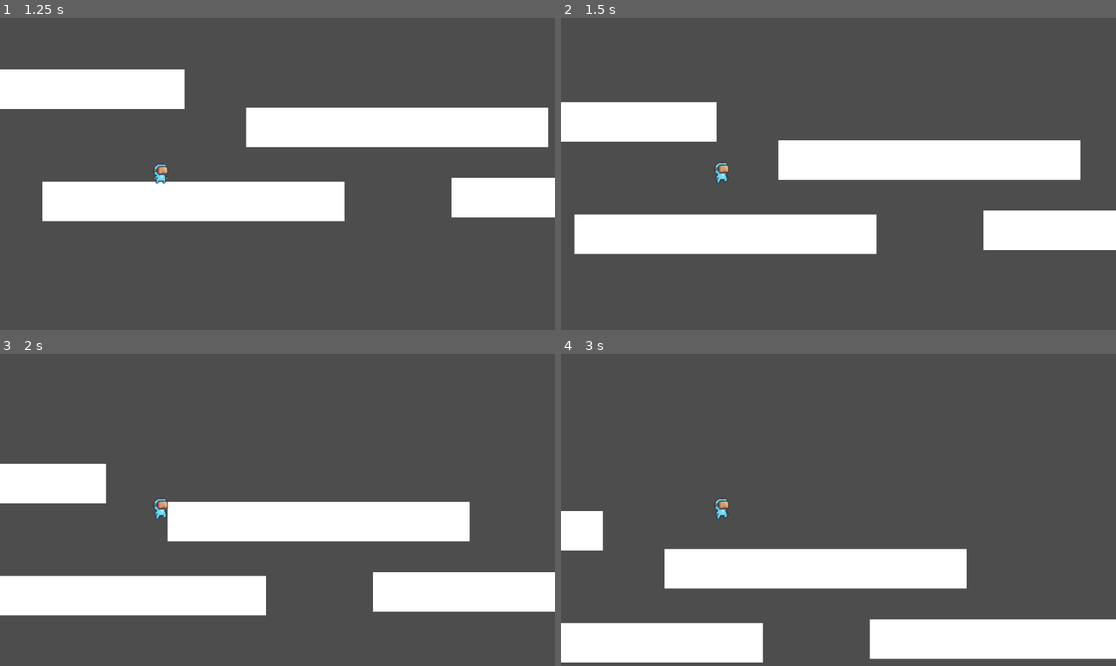
Above: before the commit, frames 1-4 (two rows, left to right).
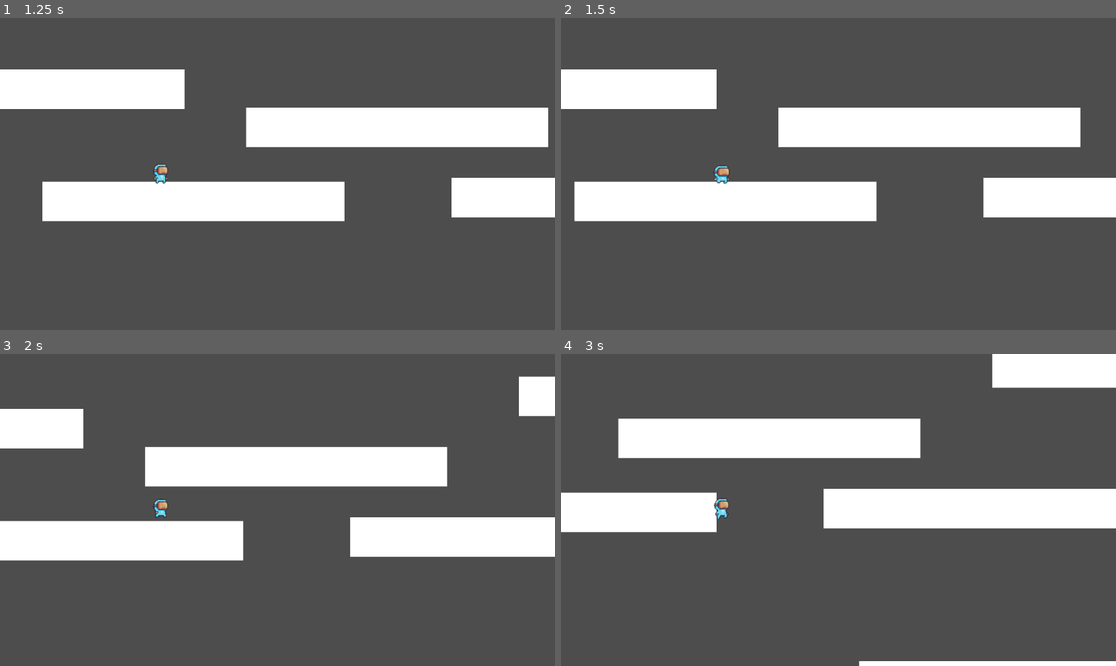
Above: after the commit, the same moments.

Repository: Kekkles1/GMTK-Jam-2025-
Game: Godot game, scene res://Scenes/UI/MainMenu.tscn
Two runs of this game, one before a commit and one after it. Both use one fixed random seed, a clock stepped at 60 frames per second and the inputs below.
Inputs:
- Up to frame 1 (1.25 s): click "PLAY" at 0.5 s
- Up to frame 2 (1.5 s): tap Enter (ui_accept) at 1.25, 1.35 s; hold Right (ui_right) from 1.28 s (still down); hold Z (move_air_spin, bound only after the commit) from 1.28 s (still down)
- Up to frame 3 (2 s): keep holding Right (ui_right); keep holding Z (move_air_spin, bound only after the commit); tap Space (move_jump, bound only after the commit) at 1.52, 1.82 s
- Up to frame 4 (3 s): release Z (move_air_spin, bound only after the commit) at 2.03 s; tap Z (move_air_spin, bound only after the commit) at 2.1 s; tap Space (move_jump, bound only after the commit) at 2.27, 2.3, 2.57, 2.85 s; release Right (ui_right) at 2.78 s; hold Left (ui_left) from 2.78 s (still down)

Frame 1 is identical in both runs. In frame 2, 34% of the frame differs, in the area x 0-100%, y 16-76%; in frame 3, 35%; in frame 4, 38%, in the area x 0-100%, y 0-100%.

Commit message:
Added air spin, variable jump is present too

Diff:
--- a/Scenes/Game/level.tscn
+++ b/Scenes/Game/level.tscn
@@ -63,5 +63,47 @@
 offset_right = 437.0
 offset_bottom = 560.0
 
+[node name="StaticBody2D5" type="StaticBody2D" parent="."]
+position = Vector2(1059, -416)
+scale = Vector2(1.80678, 1.20668)
+
+[node name="CollisionShape2D" type="CollisionShape2D" parent="StaticBody2D5"]
+position = Vector2(262, 529)
+shape = SubResource("RectangleShape2D_6ljt3")
+
+[node name="ColorRect" type="ColorRect" parent="StaticBody2D5"]
+offset_left = 90.0
+offset_top = 492.0
+offset_right = 437.0
+offset_bottom = 560.0
+
+[node name="StaticBody2D6" type="StaticBody2D" parent="."]
+position = Vector2(1642, 140)
+scale = Vector2(1.80678, 1.20668)
+
+[node name="CollisionShape2D" type="CollisionShape2D" parent="StaticBody2D6"]
+position = Vector2(262, 529)
+shape = SubResource("RectangleShape2D_6ljt3")
+
+[node name="ColorRect" type="ColorRect" parent="StaticBody2D6"]
+offset_left = 90.0
+offset_top = 492.0
+offset_right = 437.0
+offset_bottom = 560.0
+
+[node name="StaticBody2D7" type="StaticBody2D" parent="."]
+position = Vector2(783, 234)
+scale = Vector2(1.80678, 1.20668)
+
+[node name="CollisionShape2D" type="CollisionShape2D" parent="StaticBody2D7"]
+position = Vector2(262, 529)
+shape = SubResource("RectangleShape2D_6ljt3")
+
+[node name="ColorRect" type="ColorRect" parent="StaticBody2D7"]
+offset_left = 90.0
+offset_top = 492.0
+offset_right = 437.0
+offset_bottom = 560.0
+
 [node name="Player" parent="." instance=ExtResource("1_vyd10")]
 position = Vector2(-64, 109)
--- a/Scripts/character_body_2d.gd
+++ b/Scripts/character_body_2d.gd
@@ -9,14 +9,17 @@
 const WALL_JUMP_FORCE = Vector2(250, -400)
 const JUMP_BUFFER = 0.2
 const COYOTE_TIMER = 0.1
+const AIR_SPIN = -200
 
 var wall_dir := 0  # -1 = left wall, 1 = right wall, 0 = none
 var jump_buffer_timer := 0.0
 var coyote_timer := 0.0
+var has_air_spin := false
 
 func _ready() -> void:
 	#makes camera current and follows player
 	cam.make_current()
+
 
 func _physics_process(delta: float) -> void:
 	var on_floor = is_on_floor()
@@ -24,6 +27,7 @@
 
 	if on_floor:
 		coyote_timer = COYOTE_TIMER
+		has_air_spin = false
 
 	# detect wall
 	if on_wall and not on_floor:
@@ -41,7 +45,12 @@
 	if not on_floor:
 		velocity += get_gravity() * delta
 
-	if Input.is_action_just_pressed("ui_accept"):
+#air spin
+	if Input.is_action_pressed("move_air_spin") and not on_floor and not has_air_spin:
+		velocity.y = AIR_SPIN
+		has_air_spin = true
+
+	if Input.is_action_just_pressed("move_jump"):
 		jump_buffer_timer = JUMP_BUFFER
 
 	if jump_buffer_timer > 0:
@@ -55,8 +64,12 @@
 			sprite.play("wall-jump")
 			jump_buffer_timer = 0
 
+#plays when you are falling
+	if Input.is_action_just_released("move_jump") and velocity.y < 0:
+		#tweak the number  maybe something else is better idk
+		velocity.y=JUMP_VELOCITY / 3
 
-	var direction := Input.get_axis("ui_left", "ui_right")
+	var direction := Input.get_axis("move_left", "move_right")
 	if direction:
 		velocity.x = direction * SPEED
 	else:
@@ -67,6 +80,7 @@
 	# Animation
 	if not on_floor:
 		sprite.play("jump")
+		sprite.flip_h = velocity. x < 0
 	elif velocity.x == 0:
 		sprite.play("default")
 	else:
--- a/project.godot
+++ b/project.godot
@@ -14,3 +14,28 @@
 run/main_scene="uid://c3513umvh3uvd"
 config/features=PackedStringArray("4.4", "Forward Plus")
 config/icon="res://icon.svg"
+
+[input]
+
+move_left={
+"deadzone": 0.2,
+"events": [Object(InputEventKey,"resource_local_to_scene":false,"resource_name":"","device":-1,"window_id":0,"alt_pressed":false,"shift_pressed":false,"ctrl_pressed":false,"meta_pressed":false,"pressed":false,"keycode":0,"physical_keycode":4194319,"key_label":0,"unicode":0,"location":0,"echo":false,"script":null)
+, Object(InputEventKey,"resource_local_to_scene":false,"resource_name":"","device":-1,"window_id":0,"alt_pressed":false,"shift_pressed":false,"ctrl_pressed":false,"meta_pressed":false,"pressed":false,"keycode":0,"physical_keycode":65,"key_label":0,"unicode":97,"location":0,"echo":false,"script":null)
+]
+}
+move_right={
+"deadzone": 0.2,
+"events": [Object(InputEventKey,"resource_local_to_scene":false,"resource_name":"","device":-1,"window_id":0,"alt_pressed":false,"shift_pressed":false,"ctrl_pressed":false,"meta_pressed":false,"pressed":false,"keycode":0,"physical_keycode":68,"key_label":0,"unicode":100,"location":0,"echo":false,"script":null)
+, Object(InputEventKey,"resource_local_to_scene":false,"resource_name":"","device":-1,"window_id":0,"alt_pressed":false,"shift_pressed":false,"ctrl_pressed":false,"meta_pressed":false,"pressed":false,"keycode":0,"physical_keycode":4194321,"key_label":0,"unicode":0,"location":0,"echo":false,"script":null)
+]
+}
+move_jump={
+"deadzone": 0.2,
+"events": [Object(InputEventKey,"resource_local_to_scene":false,"resource_name":"","device":-1,"window_id":0,"alt_pressed":false,"shift_pressed":false,"ctrl_pressed":false,"meta_pressed":false,"pressed":false,"keycode":0,"physical_keycode":32,"key_label":0,"unicode":32,"location":0,"echo":false,"script":null)
+]
+}
+move_air_spin={
+"deadzone": 0.2,
+"events": [Object(InputEventKey,"resource_local_to_scene":false,"resource_name":"","device":-1,"window_id":0,"alt_pressed":false,"shift_pressed":false,"ctrl_pressed":false,"meta_pressed":false,"pressed":false,"keycode":0,"physical_keycode":90,"key_label":0,"unicode":122,"location":0,"echo":false,"script":null)
+]
+}
